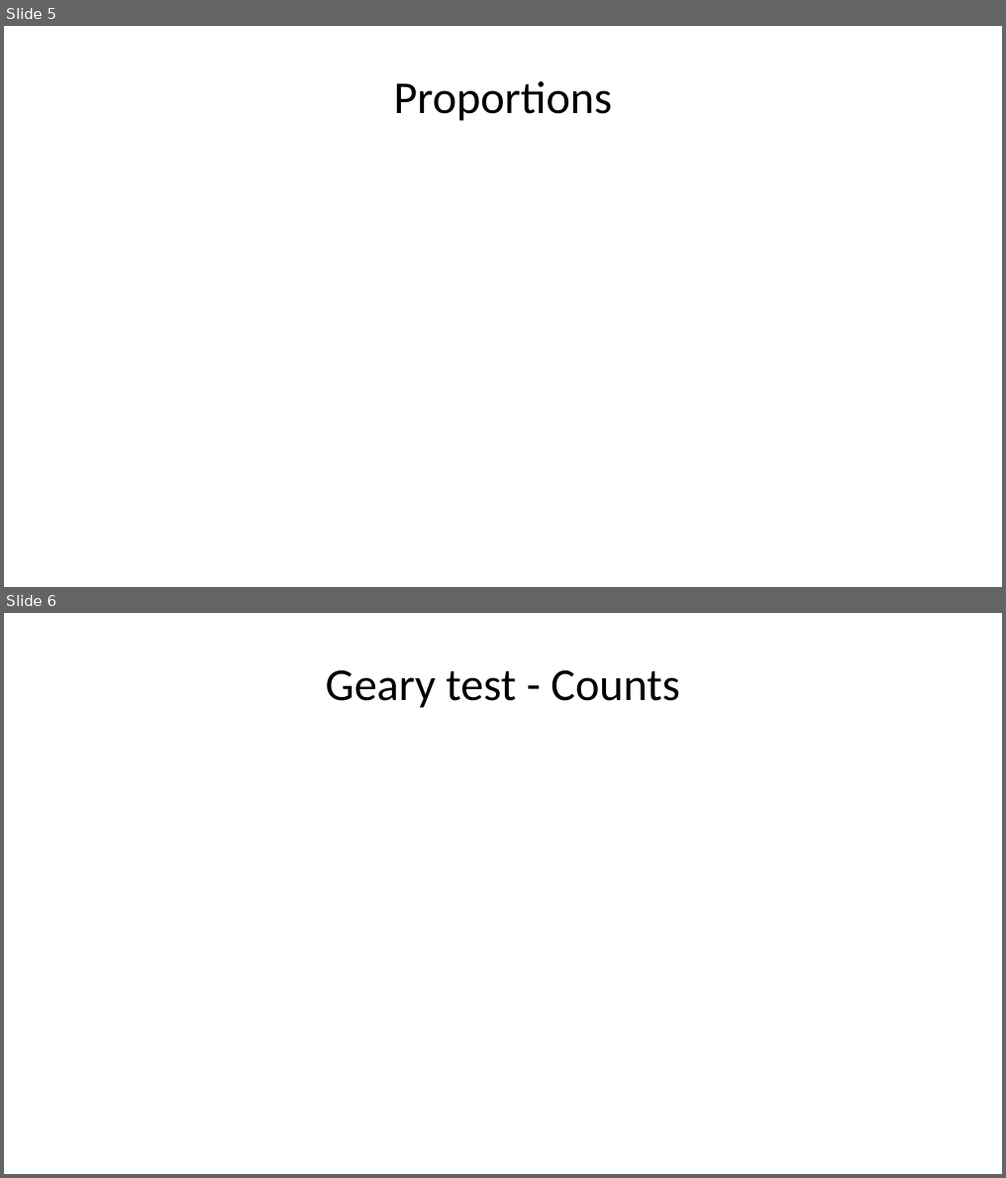
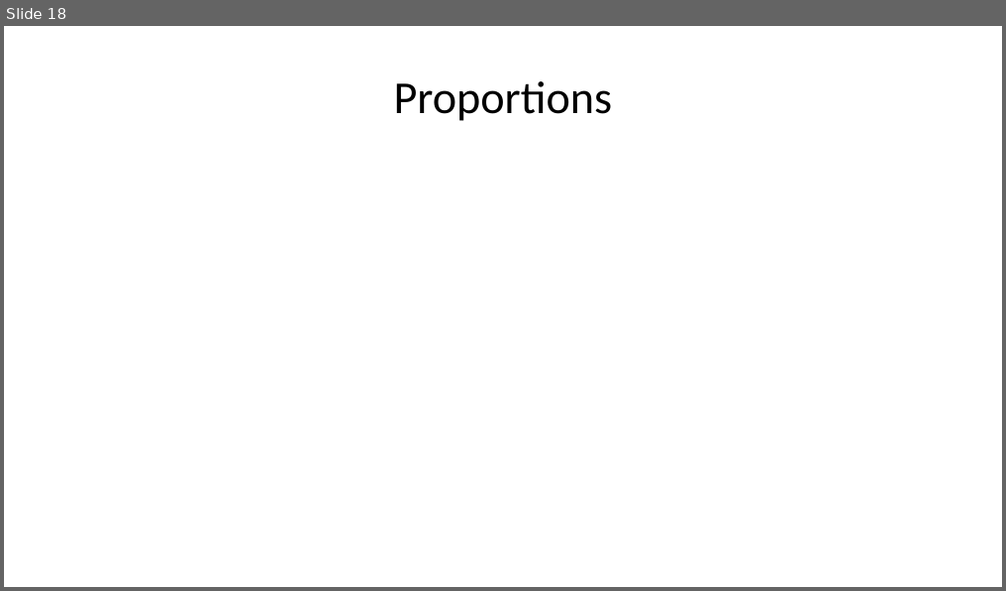
Before and after one commit to daniel1noble/meta-workshop, a slide deck: slides/code_slides.pptx. Shown one above the other, each under a label of ours: slides 5 and 6 before the commit, slide 18 after it. The pictures are 1006x1178 and 1006x591 pixels, drawn with LibreOffice and Linux fonts; fonts in the diff are those of the drawing. Boxes give left, top, right and bottom in pixels: in the first picture for what was removed or moved away, otherwise in the second. Text is boxed around its words. In the diff, an @@ line names an element or a change of style, - is before the commit and + after.

```diff
--- a/slides/code_slides.pptx
+++ b/slides/code_slides.pptx
@@ slide 6 removed at box(4, 613, 1002, 1174), background #FFFFFF @@
@@ title removed at box(326, 670, 680, 708) @@
-Geary test - Counts
@@ what was slide 5 is now slide 18 @@
```
Also in this commit, not shown: 16 slides added, 2 other slides removed, 1 other file.
